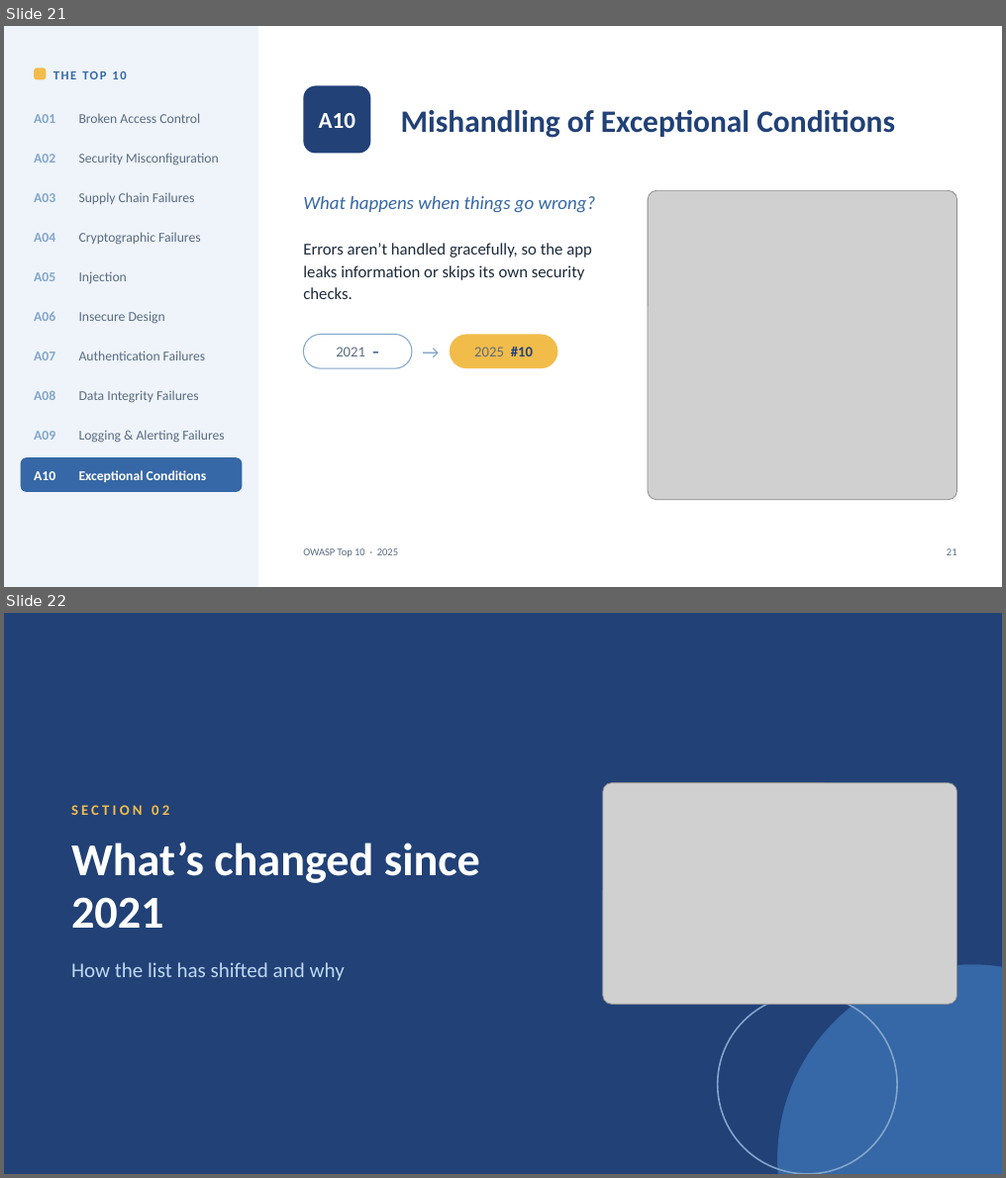
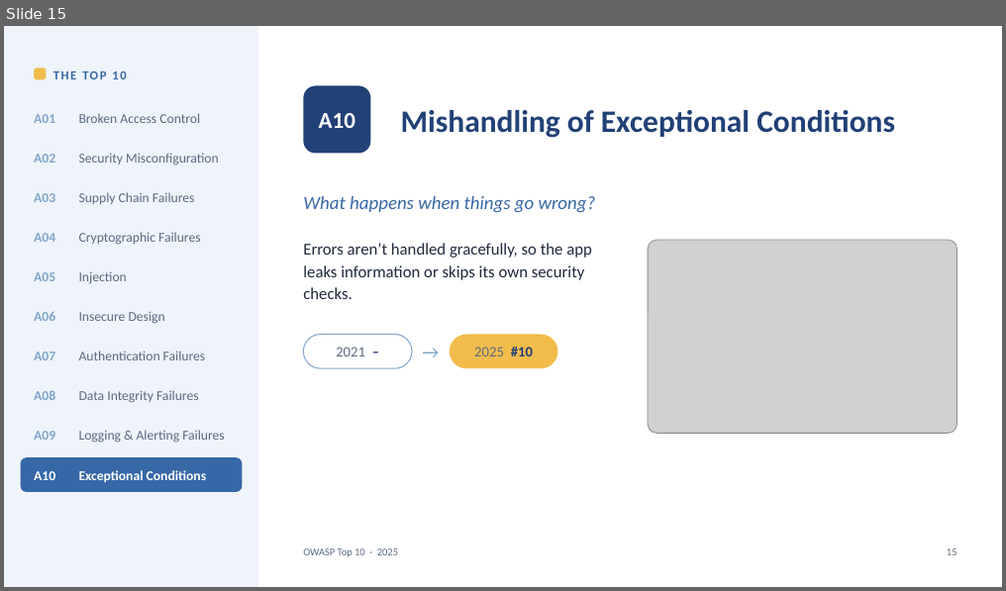
Before and after one commit to AmorZhao-Ghyston/VulnerableSandbox, a slide deck: Lunch-and-learn/OWASP-Top10-2025.pptx. Shown one above the other, each under a label of ours: slides 21 and 22 before the commit, slide 15 after it. The pictures are 1006x1178 and 1006x591 pixels, drawn with LibreOffice and Linux fonts; fonts in the diff are those of the drawing; grey boxes stand for pictures. Boxes give left, top, right and bottom in pixels: in the first picture for what was removed or moved away, otherwise in the second. Text is boxed around its words. In the diff, an @@ line names an element or a change of style, - is before the commit and + after.

```diff
--- a/Lunch-and-learn/OWASP-Top10-2025.pptx
+++ b/Lunch-and-learn/OWASP-Top10-2025.pptx
@@ slide 22 removed at (x1=4, y1=613, x2=1002, y2=1174), background #214177 @@
@@ picture removed at (x1=603, y1=783, x2=957, y2=1004) @@
@@ text removed at (x1=71, y1=805, x2=169, y2=815) @@
-SECTION 02
@@ text removed at (x1=71, y1=842, x2=480, y2=929) @@
-What’s changed since 2021
@@ text removed at (x1=71, y1=962, x2=345, y2=981) @@
-How the list has shifted and why
@@ ellipse removed at (x1=777, y1=964, x2=1002, y2=1174) @@
@@ ellipse removed at (x1=718, y1=995, x2=897, y2=1174) @@
@@ what was slide 21 is now slide 15 @@
@@ slide 15 changed as well @@
@@ picture resized from (x1=648, y1=190, x2=957, y2=500) to (x1=648, y1=240, x2=957, y2=433) @@
@@ text at (x1=946, y1=549, x2=957, y2=556): text changed @@
-21
+15
```
Also in this commit, not shown: 17 other slides changed, 7 other slides removed, 7 other files.
